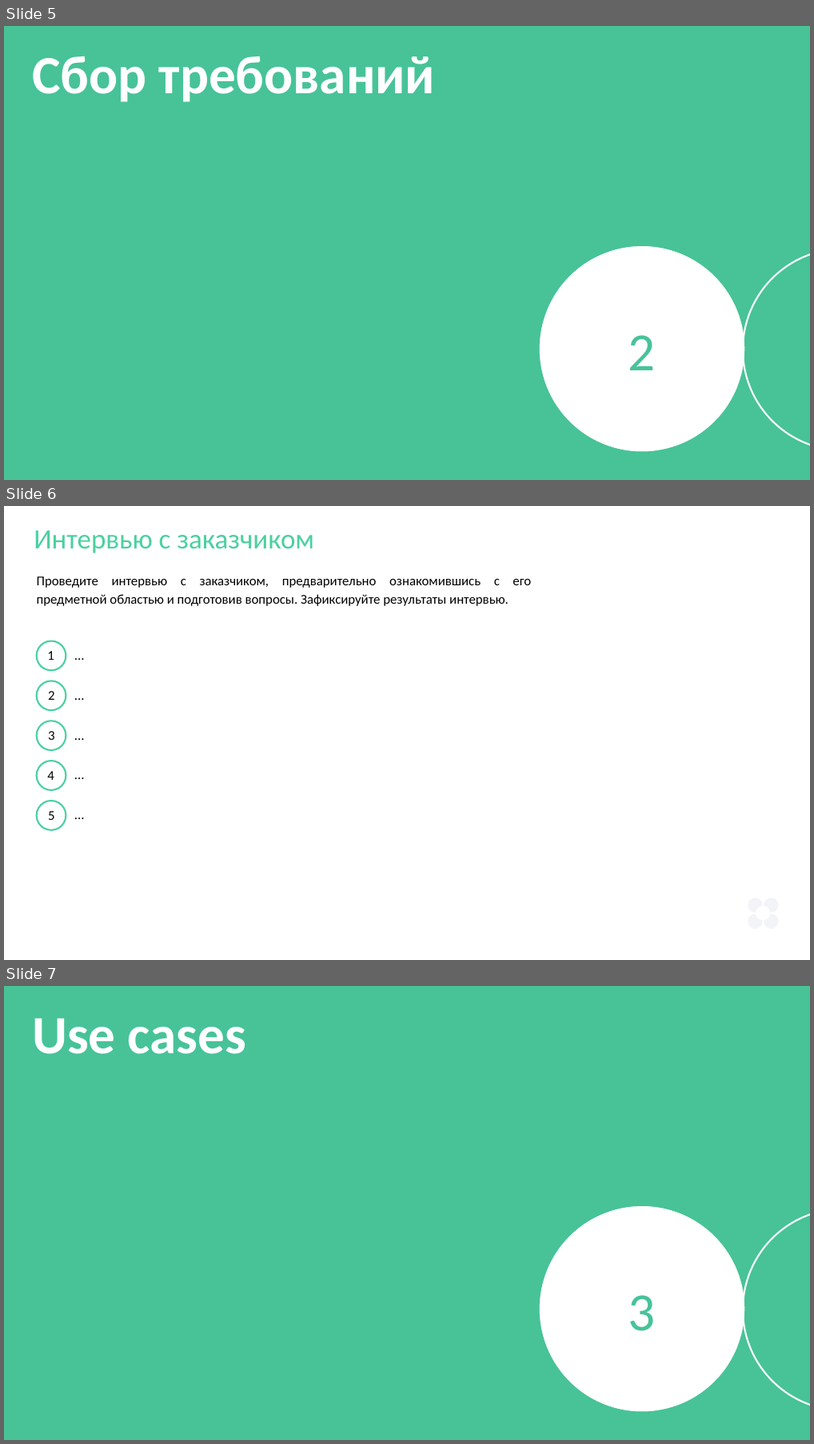
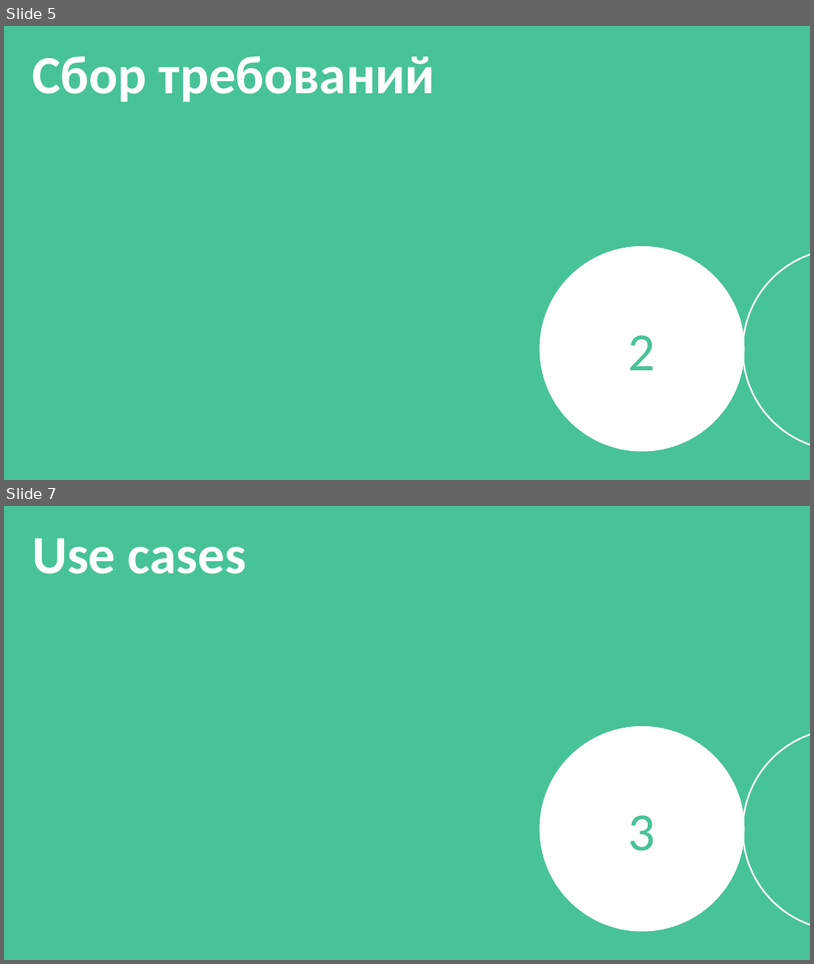
Before and after one commit to andlargesoda/WTW-platform, a slide deck: 06_Презентация/WTW-platform_v1.0.pptx. Shown one above the other, each under a label of ours: slides 5, 6 and 7 before the commit, slides 5 and 7 after it; the slides between them are not shown. The pictures are 814x1444 and 814x964 pixels, drawn with LibreOffice and Linux fonts; fonts in the diff are those of the drawing. Boxes give left, top, right and bottom in pixels: in the first picture for what was removed or moved away, otherwise in the second. Text is boxed around its words. In the diff, an @@ line names an element or a change of style, - is before the commit and + after.

```diff
--- a/06_Презентация/WTW-platform_v1.0.pptx
+++ b/06_Презентация/WTW-platform_v1.0.pptx
@@ slide 6 removed at [4, 506, 810, 960], background #FFFFFF @@
@@ text removed at [34, 530, 314, 553] @@
-Интервью с заказчиком
@@ text removed at [37, 576, 531, 606] @@
-Проведите интервью с заказчиком, предварительно ознакомившись с его предметной областью и подготовив вопросы. Зафиксируйте результаты интервью.
@@ ellipse removed at [36, 640, 66, 670] @@
@@ text removed at [70, 642, 420, 665] @@
-...
@@ text removed at [47, 651, 54, 660] @@
-1
@@ ellipse removed at [36, 681, 66, 710] @@
@@ text removed at [48, 691, 54, 700] @@
-2
@@ text removed at [70, 683, 420, 705] @@
-...
@@ ellipse removed at [36, 720, 66, 749] @@
@@ text removed at [48, 731, 54, 740] @@
-3
@@ text removed at [70, 722, 420, 744] @@
-...
@@ ellipse removed at [36, 761, 66, 790] @@
@@ text removed at [70, 763, 420, 785] @@
-...
@@ text removed at [47, 771, 54, 780] @@
-4
@@ ellipse removed at [36, 800, 66, 829] @@
@@ text removed at [48, 811, 54, 820] @@
-5
@@ text removed at [70, 802, 420, 824] @@
-...
@@ group removed at [748, 897, 779, 928]: 4 freeform shapes @@
```
Also in this commit, not shown: 4 slides changed, 3 slides added, 5 other files.
